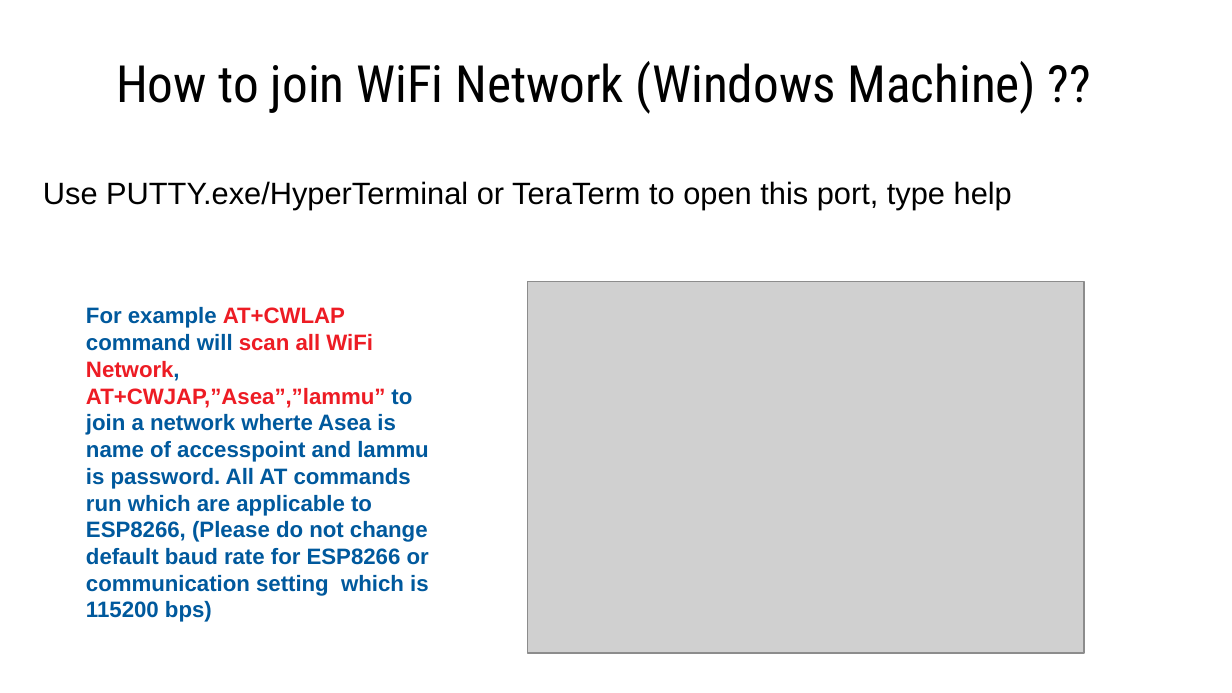
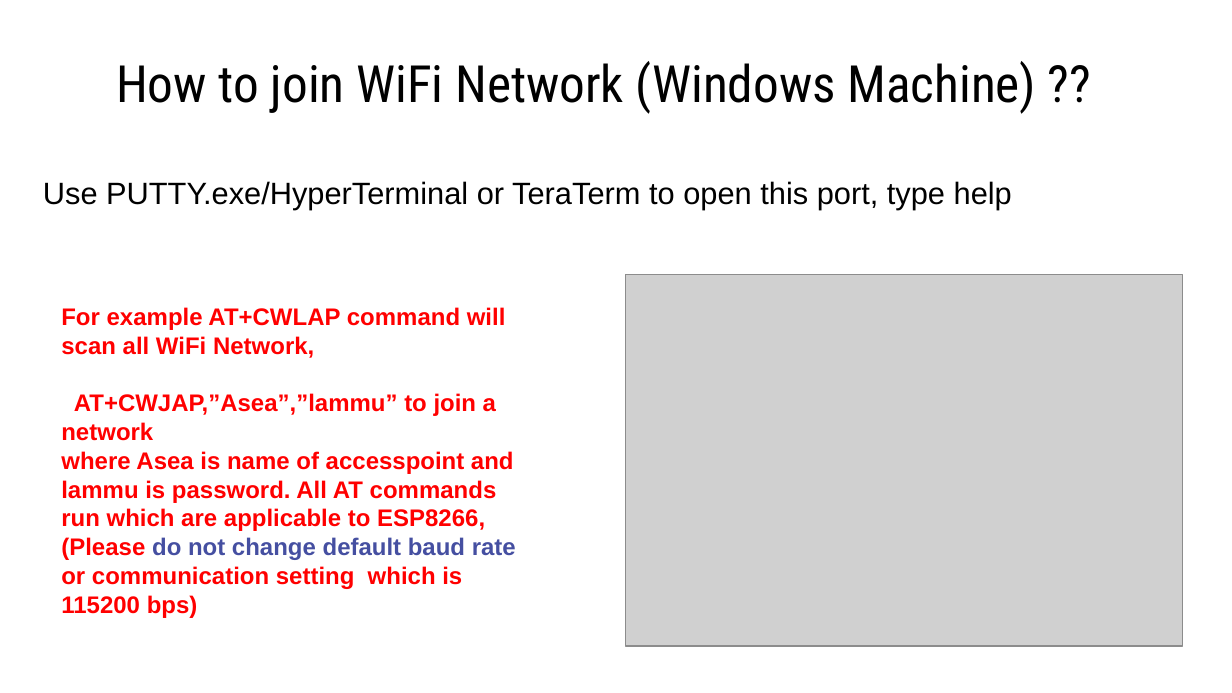
Before and after one commit to natashaiwscope/iot_hw, a slide deck: slide 8 of ppt/wireless.pptx. Drawn at 1232x693 pixels with LibreOffice and Linux fonts; fonts in the diff are those of the drawing; grey boxes stand for pictures. Boxes give left, top, right and bottom in pixels: in the first picture for what was removed or moved away, otherwise in the second. Text is boxed around its words. In the diff, an @@ line names an element or a change of style, - is before the commit and + after.

Commit message:
Thu May 31 07:08:15 EDT 2018

```diff
--- a/ppt/wireless.pptx
+++ b/ppt/wireless.pptx
@@ picture: place and size @@
-picture at box(527, 282, 1084, 653)
+picture at box(626, 275, 1183, 646)
@@ text at box(61, 307, 516, 618): text changed; size 13 to 14 pt; text colour #00599D to #FF0000 @@
-For example AT+CWLAP command will scan all WiFi Network, AT+CWJAP,”Asea”,”lammu” to join a network wherte Asea is name of accesspoint and lammu is password. All AT commands run which are applicable to ESP8266, (Please do not change default baud rate for ESP8266 or communication setting which is 115200 bps)
+For example AT+CWLAP command will scan all WiFi Network,
+AT+CWJAP,”Asea”,”lammu” to join a network
+where Asea is name of accesspoint and lammu is password. All AT commands run which are applicable to ESP8266, (Please do not change default baud rate or communication setting which is 115200 bps)
```
Also in this commit, not shown: 8 other slides changed.
